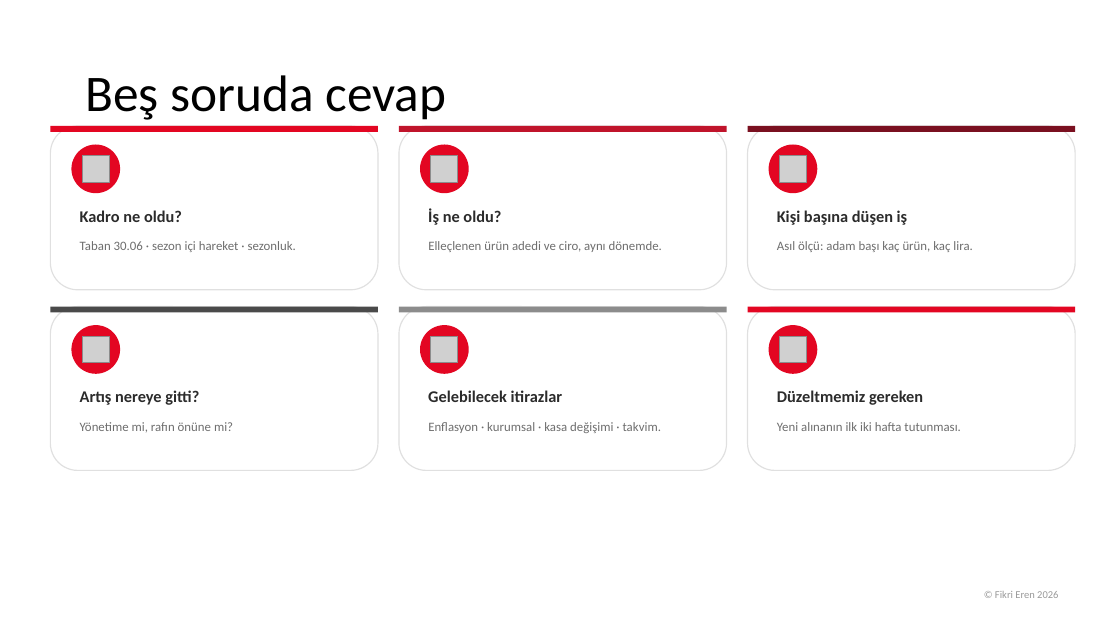
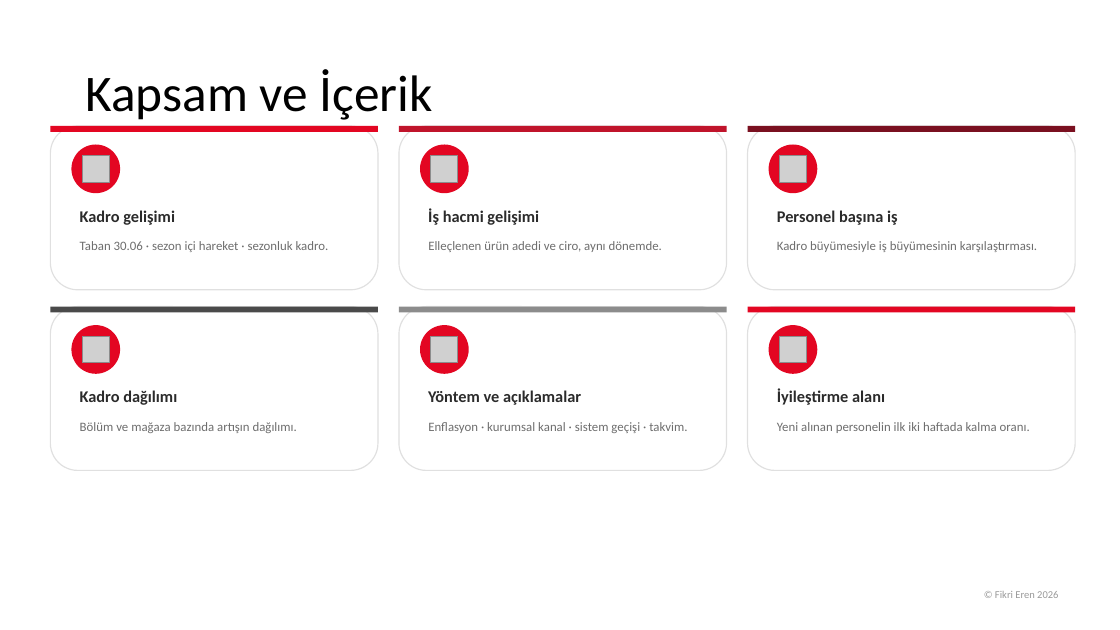
Before and after one commit to fikrierenn/pusula, a slide deck: slide 2 of briefings/sezon-kadro-20260902/sunum-kadro-sezon2026.pptx. Drawn at 1120x630 pixels with LibreOffice and Linux fonts; fonts in the diff are those of the drawing; grey boxes stand for pictures; background and template pictures are left out. Boxes give left, top, right and bottom in pixels: in the first picture for what was removed or moved away, otherwise in the second. Text is boxed around its words. In the diff, an @@ line names an element or a change of style, - is before the commit and + after.

```diff
--- a/briefings/sezon-kadro-20260902/sunum-kadro-sezon2026.pptx
+++ b/briefings/sezon-kadro-20260902/sunum-kadro-sezon2026.pptx
@@ title at (x1=85, y1=69, x2=433, y2=120): text changed @@
-Beş soruda cevap
+Kapsam ve İçerik
@@ text at (x1=428, y1=208, x2=539, y2=225): text changed @@
-İş ne oldu?
+İş hacmi gelişimi
@@ text at (x1=80, y1=210, x2=175, y2=225): text changed @@
-Kadro ne oldu?
+Kadro gelişimi
@@ text at (x1=777, y1=210, x2=898, y2=225): text changed @@
-Kişi başına düşen iş
+Personel başına iş
@@ text at (x1=80, y1=241, x2=329, y2=252): text changed @@
-Taban 30.06 · sezon içi hareket · sezonluk.
+Taban 30.06 · sezon içi hareket · sezonluk kadro.
@@ text at (x1=777, y1=241, x2=1037, y2=252): text changed @@
-Asıl ölçü: adam başı kaç ürün, kaç lira.
+Kadro büyümesiyle iş büyümesinin karşılaştırması.
@@ text at (x1=777, y1=389, x2=885, y2=405): text changed @@
-Düzeltmemiz gereken
+İyileştirme alanı
@@ text at (x1=80, y1=390, x2=177, y2=405): text changed @@
-Artış nereye gitti?
+Kadro dağılımı
@@ text at (x1=428, y1=390, x2=581, y2=405): text changed @@
-Gelebilecek itirazlar
+Yöntem ve açıklamalar
@@ text at (x1=80, y1=422, x2=297, y2=433): text changed @@
-Yönetime mi, rafın önüne mi?
+Bölüm ve mağaza bazında artışın dağılımı.
@@ text at (x1=428, y1=422, x2=687, y2=433): text changed @@
-Enflasyon · kurumsal · kasa değişimi · takvim.
+Enflasyon · kurumsal kanal · sistem geçişi · takvim.
@@ text at (x1=777, y1=422, x2=1030, y2=433): text changed @@
-Yeni alınanın ilk iki hafta tutunması.
+Yeni alınan personelin ilk iki haftada kalma oranı.
```
Also in this commit, not shown: 14 other slides changed, 3 slides removed, 1 other file.
